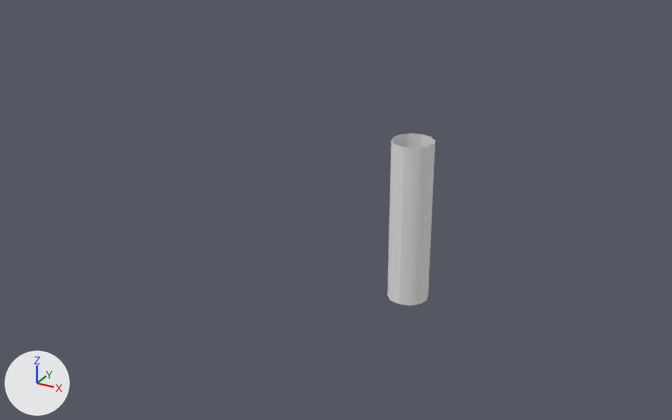
An edit to the OBJ model resources/model/PLAIN_ROUND.obj, drawn before and after from the same camera.
The view is the same before and after, from a 50 mm camera at (16.2, -36.8, 22.1) aimed at (-4.9, 1.7, 2.9). The axes (+X, +Y, +Z) are drawn at lower left. The lights are the same throughout. Where no turn or scale is listed for an object, it has been applied to the vertices.
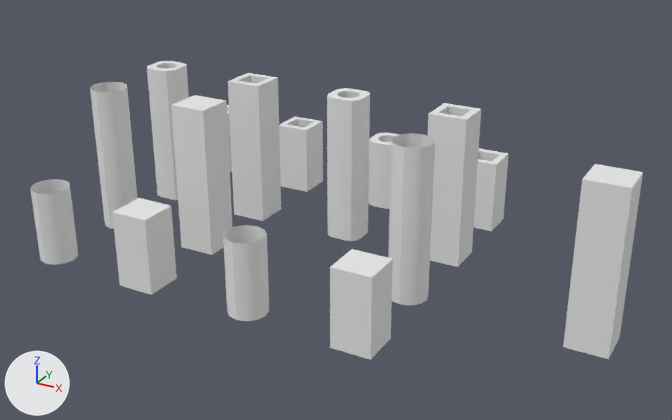
Patch to the scene script:
```diff
--- a/resources/model/PLAIN_ROUND.obj.py
+++ b/resources/model/PLAIN_ROUND.obj.py
@@ ob_cube_015 @@
+ob_cube_015 = bpy.data.objects.new('Cube.015', me_cube_015)  # a box spanning x -13.0..-11.0, y -1.0..1.0, z 0.0..8.0; in mat_material_pink (white #e7e7e7)
+ob_cube_015.location = (0.0, 0.0, 0.0)
@@ ob_cube_014 @@
+ob_cube_014 = bpy.data.objects.new('Cube.014', me_cube_014)  # 20 vertices, 18 faces; spans x -13.0..-11.0, y 4.0..6.0, z 0.0..8.0; in mat_material_pink (white #e7e7e7)
+ob_cube_014.location = (0.0, 0.0, 0.0)
@@ ob_cube_013 @@
+ob_cube_013 = bpy.data.objects.new('Cube.013', me_cube_013)  # a box spanning x -13.0..-11.0, y -6.0..-4.0, z 0.0..4.0; in mat_material_pink (white #e7e7e7)
+ob_cube_013.location = (0.0, 0.0, 0.0)
@@ ob_cube_012 @@
+ob_cube_012 = bpy.data.objects.new('Cube.012', me_cube_012)  # 16 vertices, 14 faces; spans x -13.0..-11.0, y 9.0..11.0, z 0.0..4.0; in mat_material_pink (white #e7e7e7)
+ob_cube_012.location = (0.0, 0.0, 0.0)
@@ ob_cube_011 @@
+ob_cube_011 = bpy.data.objects.new('Cube.011', me_cube_011)  # 64 vertices, 57 faces; spans x -19.0..-17.0, y 9.0..11.0, z 0.0..4.0; in mat_material_pink (white #e7e7e7)
+ob_cube_011.location = (0.0, 0.0, 0.0)
@@ ob_cube_010 @@
+ob_cube_010 = bpy.data.objects.new('Cube.010', me_cube_010)  # 24 vertices, 12 faces; spans x -19.0..-17.0, y -6.0..-4.0, z 0.0..4.0; in mat_material_pink (white #e7e7e7)
+ob_cube_010.location = (0.0, 0.0, 0.0)
@@ ob_cube_009 @@
+ob_cube_009 = bpy.data.objects.new('Cube.009', me_cube_009)  # 76 vertices, 69 faces; spans x -19.0..-17.0, y 4.0..6.0, z 0.0..8.0; in mat_material_pink (white #e7e7e7)
+ob_cube_009.location = (0.0, 0.0, 0.0)
@@ ob_cube_008 @@
+ob_cube_008 = bpy.data.objects.new('Cube.008', me_cube_008)  # 24 vertices, 12 faces; spans x -19.0..-17.0, y -1.0..1.0, z 0.0..8.0; in mat_material_pink (white #e7e7e7)
+ob_cube_008.location = (0.0, 0.0, 0.0)
@@ ob_cube_006 @@
+ob_cube_006 = bpy.data.objects.new('Cube.006', me_cube_006)  # 76 vertices, 69 faces; spans x -7.0..-5.0, y 4.0..6.0, z 0.0..8.0; in mat_material_blue (white #e7e7e7)
+ob_cube_006.location = (0.0, 0.0, 0.0)
@@ ob_cube_005 @@
+ob_cube_005 = bpy.data.objects.new('Cube.005', me_cube_005)  # 24 vertices, 12 faces; spans x -7.0..-5.0, y -6.0..-4.0, z 0.0..4.0; in mat_material_blue (white #e7e7e7)
+ob_cube_005.location = (0.0, 0.0, 0.0)
@@ ob_cube_004 @@
+ob_cube_004 = bpy.data.objects.new('Cube.004', me_cube_004)  # 64 vertices, 57 faces; spans x -7.0..-5.0, y 9.0..11.0, z 0.0..4.0; in mat_material_blue (white #e7e7e7)
+ob_cube_004.location = (0.0, 0.0, 0.0)
@@ ob_cube_003 @@
+ob_cube_003 = bpy.data.objects.new('Cube.003', me_cube_003)  # 16 vertices, 14 faces; spans x -1.0..1.0, y 9.0..11.0, z 0.0..4.0; in mat_material_blue (white #e7e7e7)
+ob_cube_003.location = (0.0, 0.0, 0.0)
@@ ob_cube_002 @@
+ob_cube_002 = bpy.data.objects.new('Cube.002', me_cube_002)  # a box spanning x -1.0..1.0, y -6.0..-4.0, z 0.0..4.0; in mat_material_blue (white #e7e7e7)
+ob_cube_002.location = (0.0, 0.0, 0.0)
@@ ob_cube_001 @@
+ob_cube_001 = bpy.data.objects.new('Cube.001', me_cube_001)  # 20 vertices, 18 faces; spans x -1.0..1.0, y 4.0..6.0, z 0.0..8.0; in mat_material_blue (white #e7e7e7)
+ob_cube_001.location = (0.0, 0.0, 0.0)
@@ ob_cube @@
+ob_cube = bpy.data.objects.new('Cube', me_cube)  # a box spanning x 8.0..10.0, y -1.0..1.0, z 0.0..8.0; in mat_material_blue (white #e7e7e7)
+ob_cube.location = (0.0, 0.0, 0.0)
```

Boxes (x1, y1, x2, y2) around the edits, measured in the pictures (672 x 420 px):
'Cube', added
    after: (563, 164, 643, 359)
'Cube.015', added
    after: (171, 95, 233, 255)
'Cube.001', added
    after: (428, 103, 481, 267)
'Cube.014', added
    after: (228, 73, 281, 221)
'Cube.006', added
    after: (327, 88, 370, 241)
'Cube.002', added
    after: (330, 249, 393, 360)
'Cube.013', added
    after: (112, 198, 177, 295)
'Cube.008', added
    after: (90, 82, 138, 229)
'Cube.005', added
    after: (223, 225, 269, 321)
'Cube.009', added
    after: (147, 61, 189, 200)
'Cube.010', added
    after: (31, 179, 78, 265)
'Cube.012', added
    after: (279, 116, 323, 192)
'Cube.003', added
    after: (474, 148, 509, 231)
'Cube.004', added
    after: (368, 133, 399, 209)
'Cube.011', added
    after: (226, 104, 232, 172)
